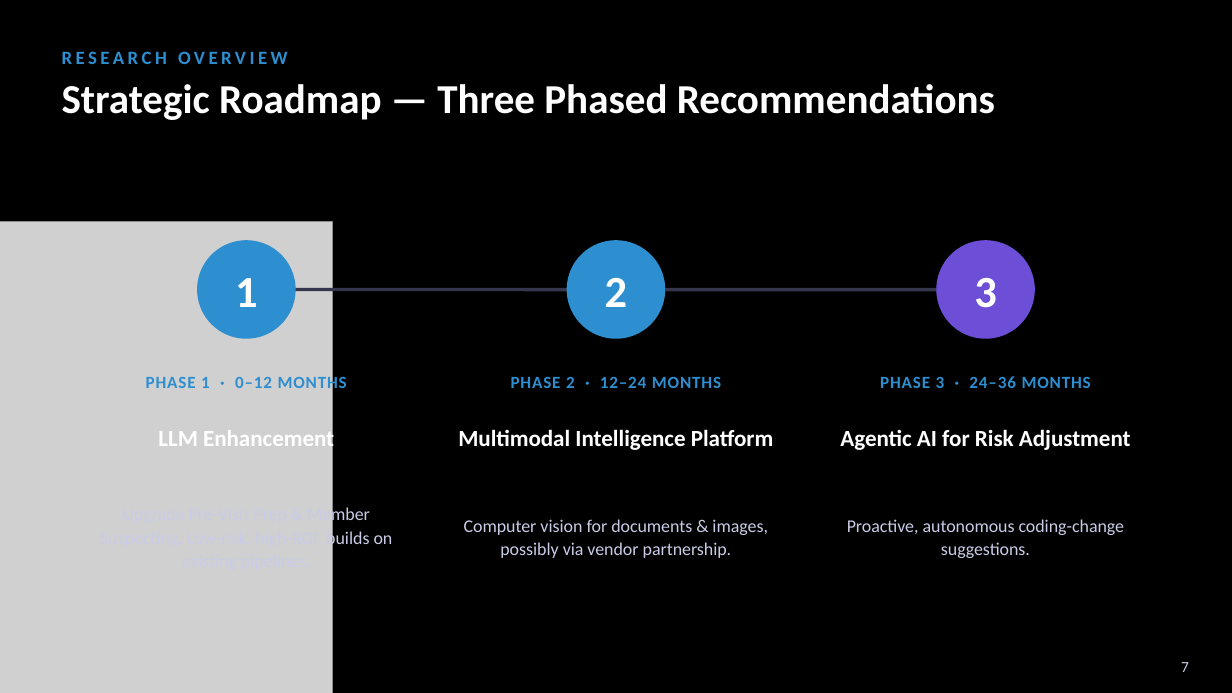
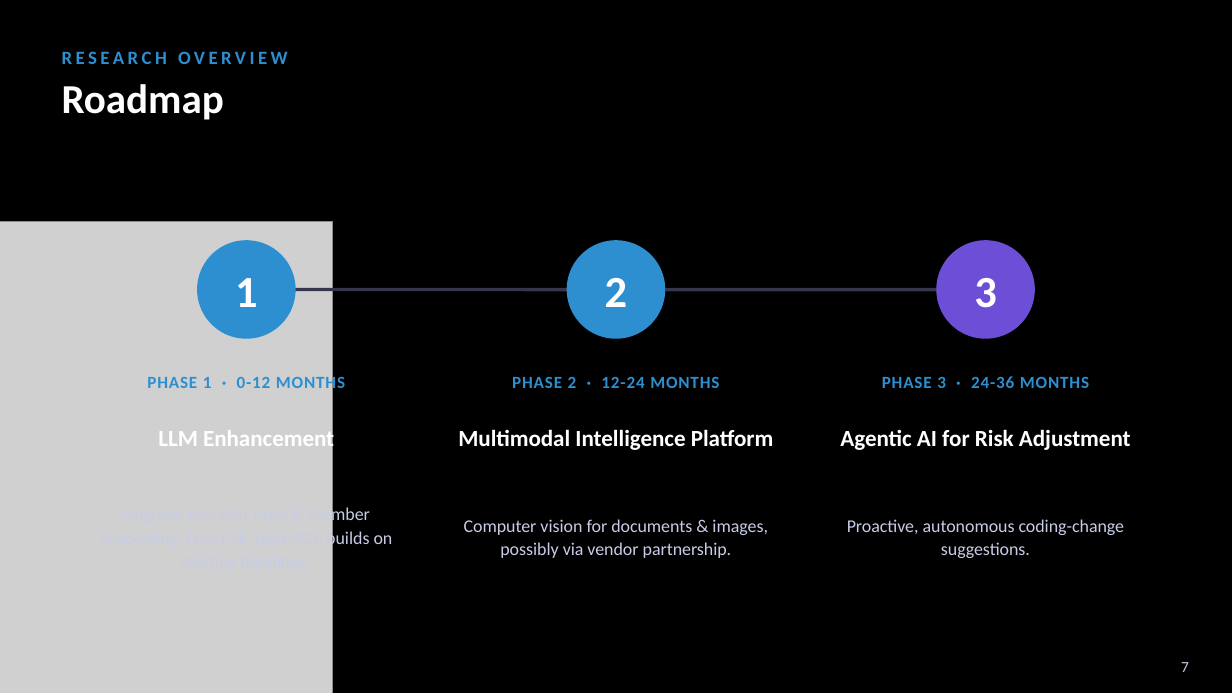
Before and after one commit to evierkim/cotiviti-intern-poc-agentic-rag, a slide deck: slide 7 of Cotiviti_PowerPoint.pptx. Drawn at 1232x693 pixels with LibreOffice and Linux fonts; fonts in the diff are those of the drawing; grey boxes stand for pictures. Boxes give left, top, right and bottom in pixels: in the first picture for what was removed or moved away, otherwise in the second. Text is boxed around its words. In the diff, an @@ line names an element or a change of style, - is before the commit and + after.

```diff
--- a/Cotiviti_PowerPoint.pptx
+++ b/Cotiviti_PowerPoint.pptx
@@ text at [62,84,224,120]: text changed @@
-Strategic Roadmap — Three Phased Recommendations
+Roadmap
@@ text at [147,374,345,393]: text changed @@
-PHASE 1 · 0–12 MONTHS
+PHASE 1 · 0-12 MONTHS
@@ text at [512,377,719,388]: text changed @@
-PHASE 2 · 12–24 MONTHS
+PHASE 2 · 12-24 MONTHS
@@ text at [882,376,1089,388]: text changed @@
-PHASE 3 · 24–36 MONTHS
+PHASE 3 · 24-36 MONTHS
```
Also in this commit, not shown: 13 other slides changed, 4 slides removed.
